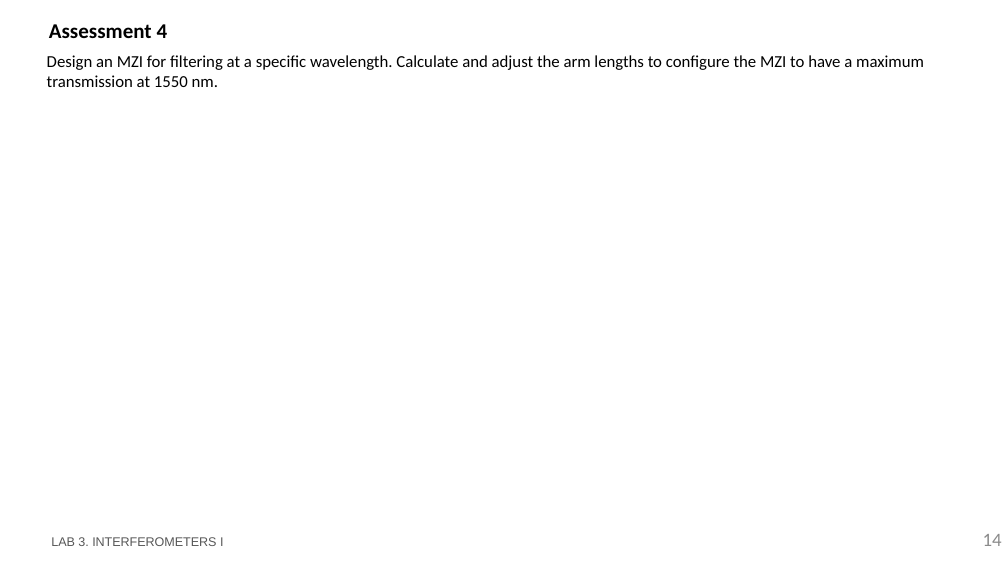
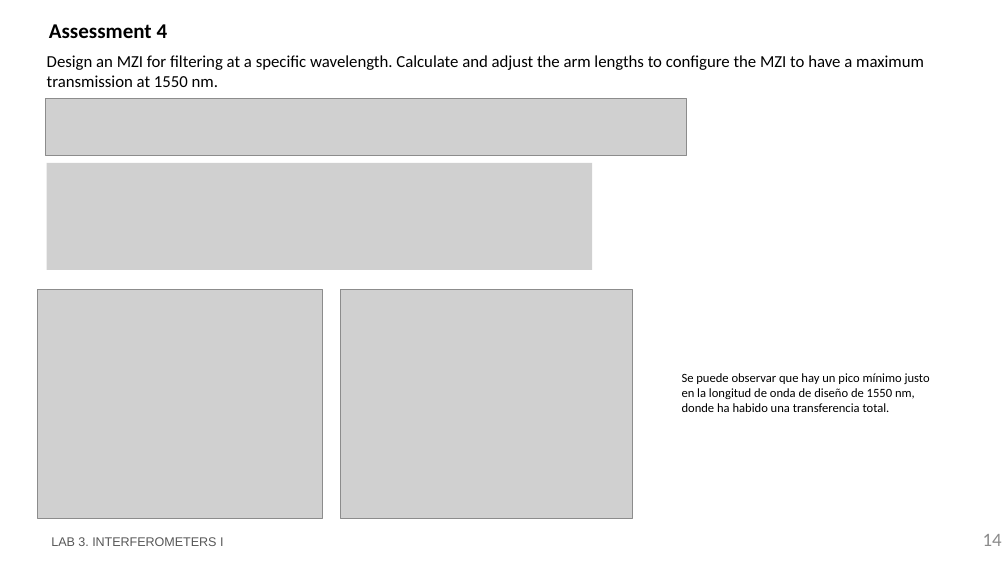
Before and after one commit to snacmuo/pic-upv-lab3, a slide deck: slide 14 of LabBook_3.pptx. Drawn at 1008x567 pixels with LibreOffice and Linux fonts; fonts in the diff are those of the drawing; grey boxes stand for pictures; background and template pictures are left out. Boxes give left, top, right and bottom in pixels: in the first picture for what was removed or moved away, otherwise in the second. Text is boxed around its words. In the diff, an @@ line names an element or a change of style, - is before the commit and + after.

```diff
--- a/LabBook_3.pptx
+++ b/LabBook_3.pptx
@@ picture added at (45,98,687,156) @@
@@ picture added at (47,163,593,270) @@
@@ picture added at (38,290,322,518) @@
@@ picture added at (340,290,633,518) @@
@@ text added at (682,373,930,412), 12 pt, text #000000 @@
+Se puede observar que hay un pico mínimo justo en la longitud de onda de diseño de 1550 nm, donde ha habido una transferencia total.
```
Also in this commit, not shown: 3 other slides changed, 1 other file.
